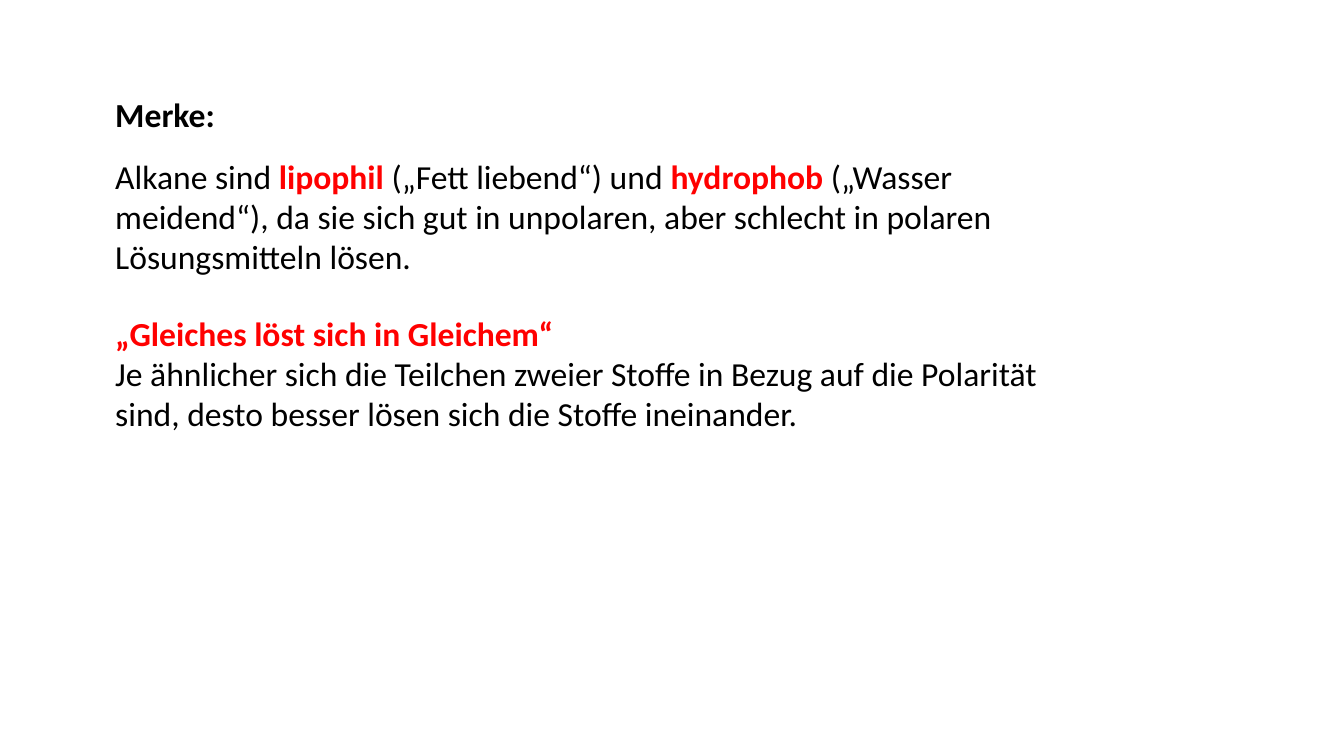
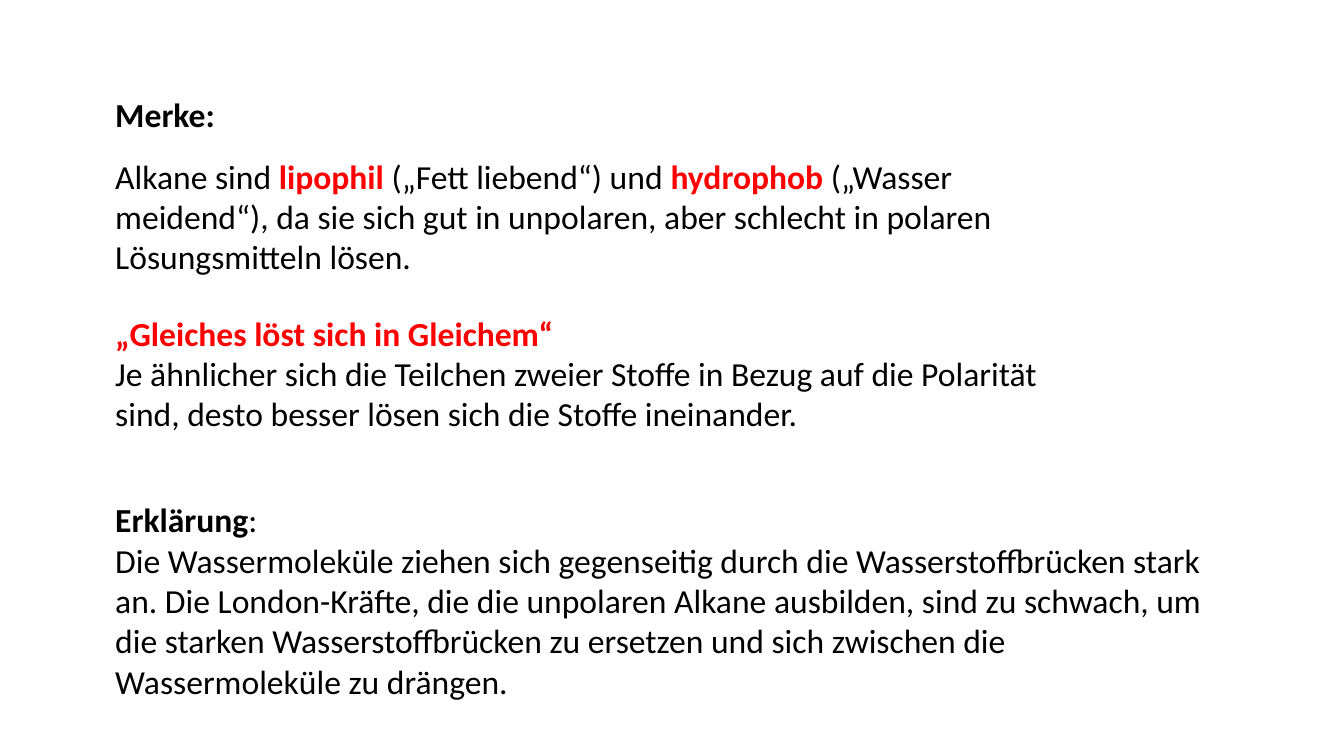
Before and after one commit to sicschu218/schule_aktuell_2, a slide deck: slide 11 of Chemie/Klasse_10/Alkane_Alkene/4_Eigenschaften_Alkane.pptx (slide 10 before the commit). Drawn at 1344x756 pixels with LibreOffice and Linux fonts; fonts in the diff are those of the drawing. Boxes give left, top, right and bottom in pixels: in the first picture for what was removed or moved away, otherwise in the second. Text is boxed around its words. In the diff, an @@ line names an element or a change of style, - is before the commit and + after.

```diff
--- a/Chemie/Klasse_10/Alkane_Alkene/4_Eigenschaften_Alkane.pptx
+++ b/Chemie/Klasse_10/Alkane_Alkene/4_Eigenschaften_Alkane.pptx
@@ text added at <box>115,508,1200,700</box>, 24 pt, text #000000 @@
+Erklärung:
+Die Wassermoleküle ziehen sich gegenseitig durch die Wasserstoffbrücken stark an. Die London-Kräfte, die die unpolaren Alkane ausbilden, sind zu schwach, um die starken Wasserstoffbrücken zu ersetzen und sich zwischen die Wassermoleküle zu drängen.
```
Also in this commit, not shown: 4 other slides changed, 2 slides added, 16 other files.
